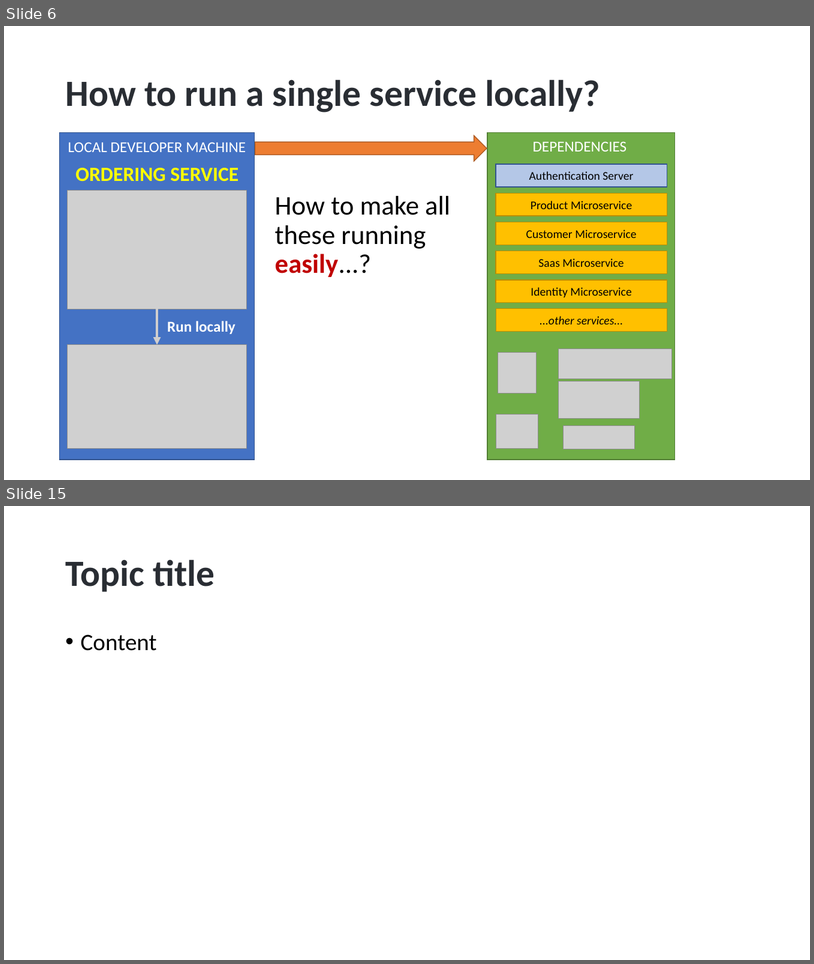
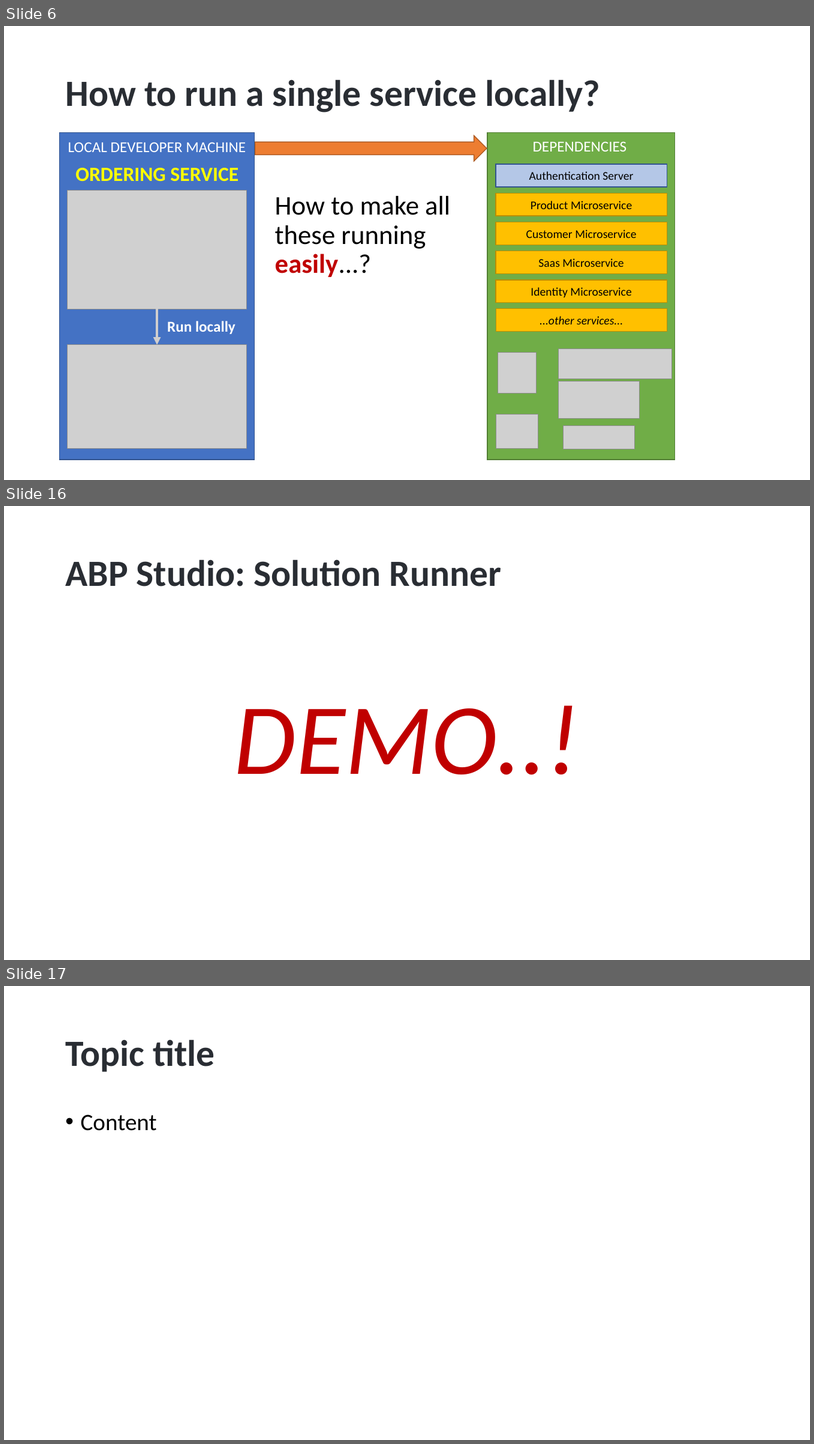
Before and after one commit to hikalkan/presentations, a slide deck: 2023-05-10 ABP Conf 2023 Developing with Kubernetes/Developing with Kubernetes.pptx. Shown one above the other, each under a label of ours: slides 6 and 15 before the commit, slides 6, 16 and 17 after it; the slides between them are not shown. The pictures are 814x964 and 814x1444 pixels, drawn with LibreOffice and Linux fonts; fonts in the diff are those of the drawing; grey boxes stand for pictures; background and template pictures are left out. Boxes give left, top, right and bottom in pixels: in the first picture for what was removed or moved away, otherwise in the second. Text is boxed around its words. In the diff, an @@ line names an element or a change of style, - is before the commit and + after.

```diff
--- a/2023-05-10 ABP Conf 2023 Developing with Kubernetes/Developing with Kubernetes.pptx
+++ b/2023-05-10 ABP Conf 2023 Developing with Kubernetes/Developing with Kubernetes.pptx
@@ slide 16 added at [4, 506, 810, 960], background picture (left out) @@
@@ title added at [65, 559, 501, 586], 44 pt, text #292D33, bold @@
+ABP Studio: Solution Runner
@@ text added at [234, 705, 579, 775], 120 pt, text #C00000, italic @@
+DEMO..!
@@ what was slide 15 is now slide 17 @@
```
Also in this commit, not shown: 6 slides changed, 3 other slides added, 2 slides removed.
